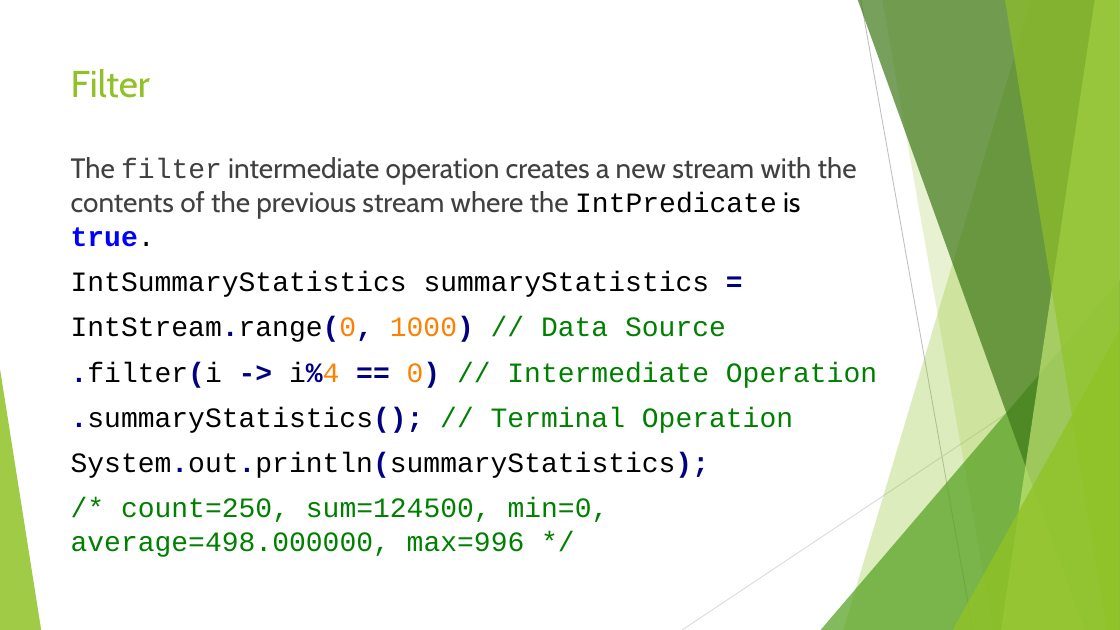
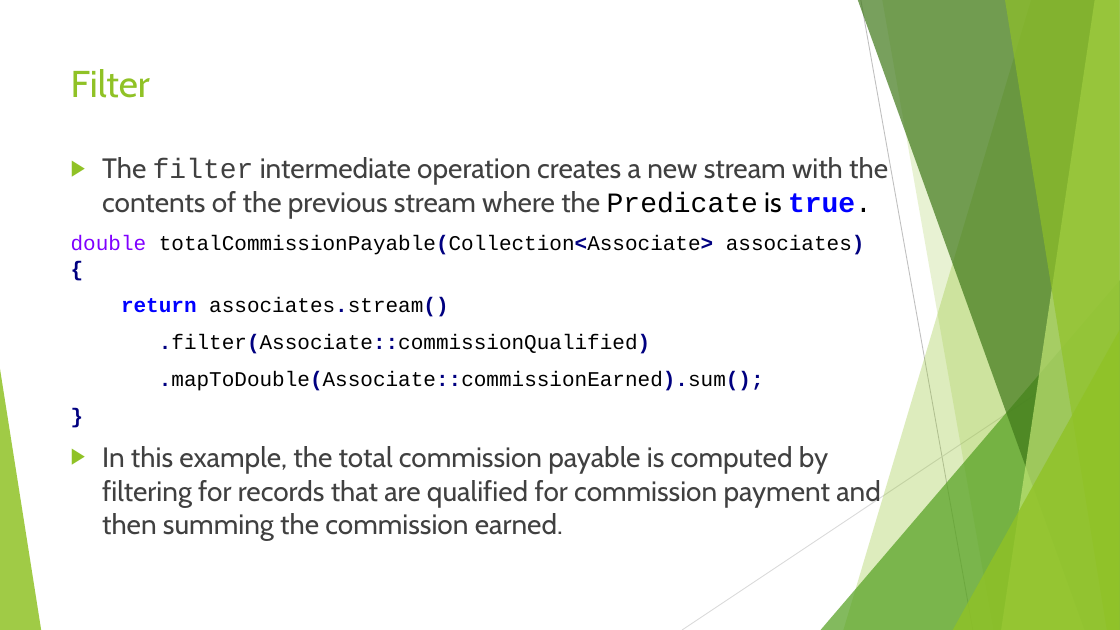
Before and after one commit to RichardRoda/2017-CodePaLOUsa-Lambda, a slide deck: slide 38 of Learning to Love the Lambda in the Stream.pptx. Drawn at 1120x630 pixels with LibreOffice and Linux fonts; fonts in the diff are those of the drawing. Boxes give left, top, right and bottom in pixels: in the first picture for what was removed or moved away, otherwise in the second. Text is boxed around its words. In the diff, an @@ line names an element or a change of style, - is before the commit and + after.

Commit message:
Get slides up to date with Java 18 (suggested by Grant C.).  Make some examples more concrete so that it is more apparent how lambdas can help in day to day code (suggested by Babu P).

```diff
--- a/Learning to Love the Lambda in the Stream.pptx
+++ b/Learning to Love the Lambda in the Stream.pptx
@@ text at bbox=[71, 157, 888, 541]: text changed; font Courier New to Cabin; text colour #000000 to #404040 @@
-The filter intermediate operation creates a new stream with the contents of the previous stream where the IntPredicate is true.
-IntSummaryStatistics summaryStatistics =
-IntStream.range(0, 1000) // Data Source
-.filter(i -> i%4 == 0) // Intermediate Operation
-.summaryStatistics(); // Terminal Operation
-System.out.println(summaryStatistics);
-/* count=250, sum=124500, min=0, average=498.000000, max=996 */
+▶ The filter intermediate operation creates a new stream with the contents of the previous stream where the Predicate is true.
+double totalCommissionPayable(Collection<Associate> associates) {
+return associates.stream()
+.filter(Associate::commissionQualified)
+.mapToDouble(Associate::commissionEarned).sum();
+}
+▶ In this example, the total commission payable is computed by filtering for records that are qualified for commission payment and then summing the commission earned.
```
Also in this commit, not shown: 9 other slides changed, 3 slides added, 1 other file.
